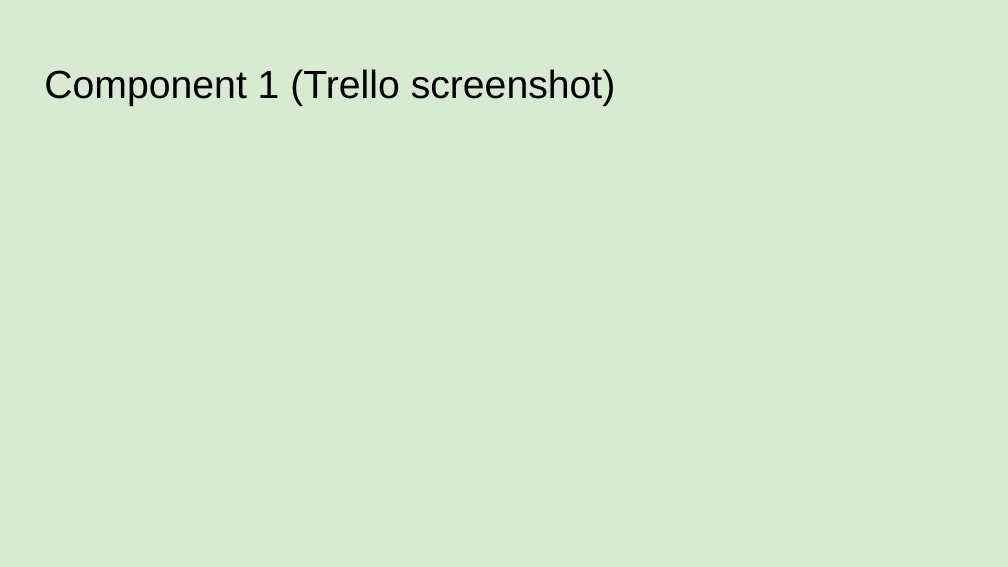
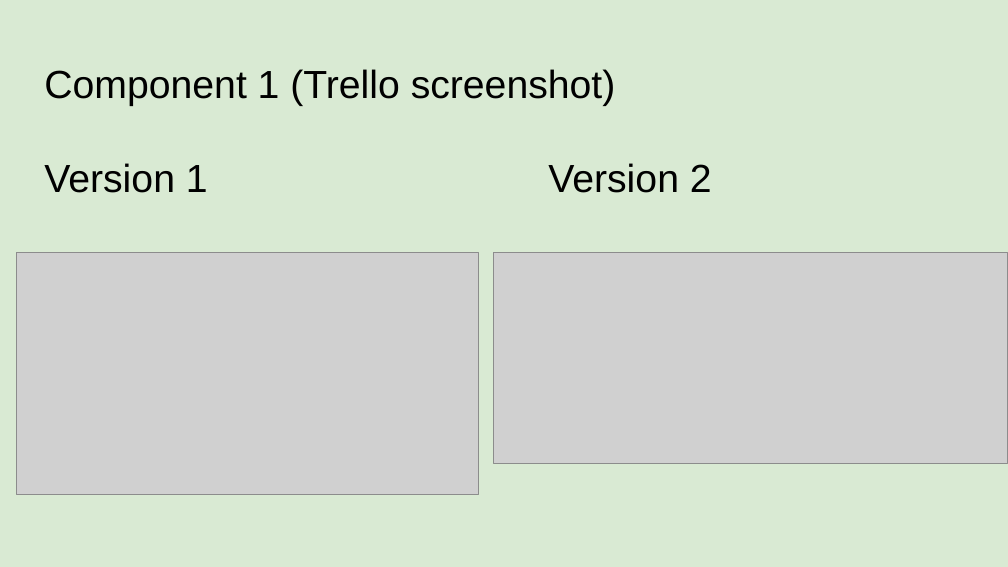
Before and after one commit to danielpereira16/pizzabot, a slide deck: slide 4 of 022_91893+_+91897+Documentation.pptx. Drawn at 1008x567 pixels with LibreOffice and Linux fonts; fonts in the diff are those of the drawing; grey boxes stand for pictures. Boxes give left, top, right and bottom in pixels: in the first picture for what was removed or moved away, otherwise in the second. Text is boxed around its words. In the diff, an @@ line names an element or a change of style, - is before the commit and + after.

```diff
--- a/022_91893+_+91897+Documentation.pptx
+++ b/022_91893+_+91897+Documentation.pptx
@@ title at box(44, 69, 712, 193): text changed @@
-Component 1 (Trello screenshot)
+Component 1 (Trello screenshot)
+Version 1 Version 2
@@ picture added at box(17, 252, 479, 494) @@
@@ picture added at box(493, 252, 1008, 464) @@
```
Also in this commit, not shown: 2 other slides changed, 2 other files.
